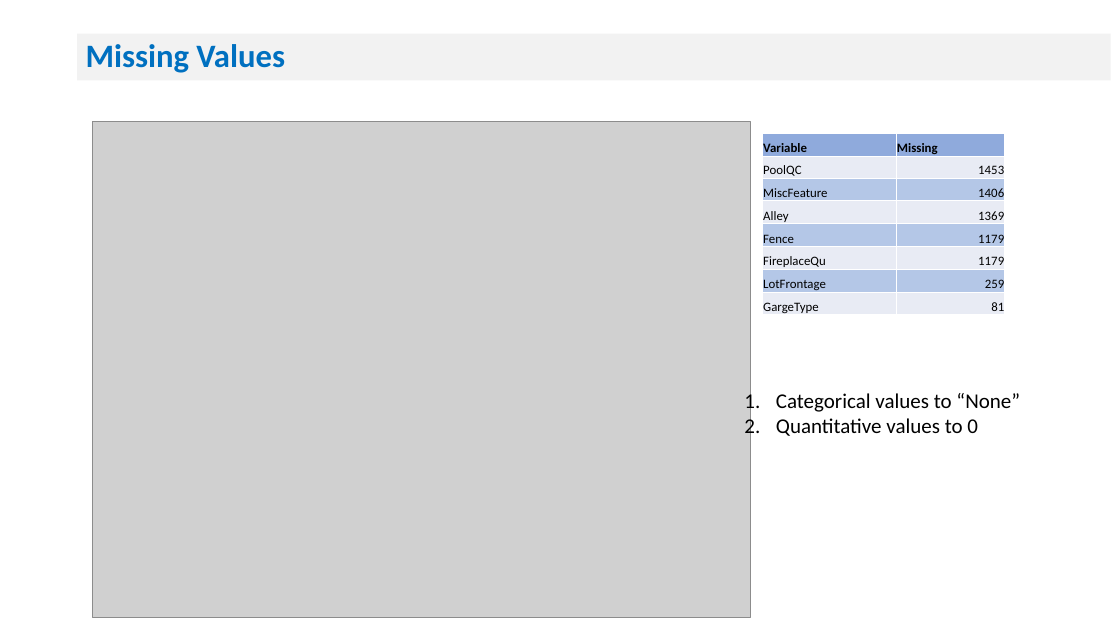
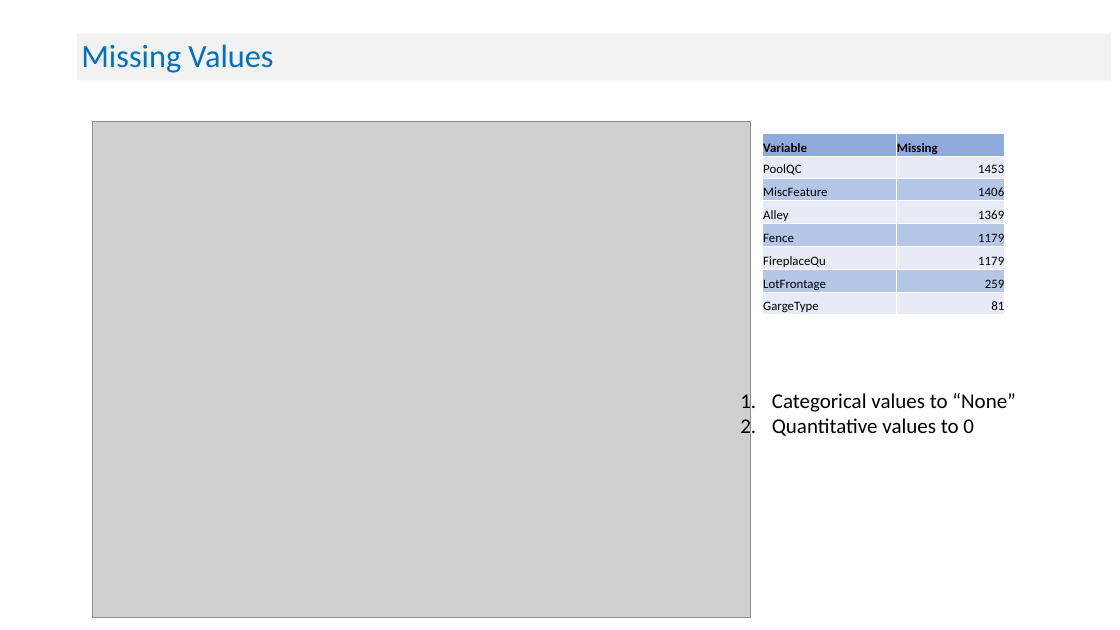
Before and after one commit to manasagodkhindi/AmesHousingPrediction, a slide deck: slide 12 of HousingPricesPresentations.pptx. Drawn at 1120x630 pixels with LibreOffice and Linux fonts; fonts in the diff are those of the drawing; grey boxes stand for pictures. Boxes give left, top, right and bottom in pixels: in the first picture for what was removed or moved away, otherwise in the second. Text is boxed around its words. In the diff, an @@ line names an element or a change of style, - is before the commit and + after.

```diff
--- a/HousingPricesPresentations.pptx
+++ b/HousingPricesPresentations.pptx
@@ title "Missing Values" at [77,34,1111,81]: size 28 to 27.7 pt, bold off @@
@@ text "Categorical values to “None”": place and size @@
-text "Categorical values to “None”" at [776,393,1020,436]
+text "Categorical values to “None”" at [772,393,1016,436]
```
Also in this commit, not shown: 30 other slides changed, 2 slides added.
